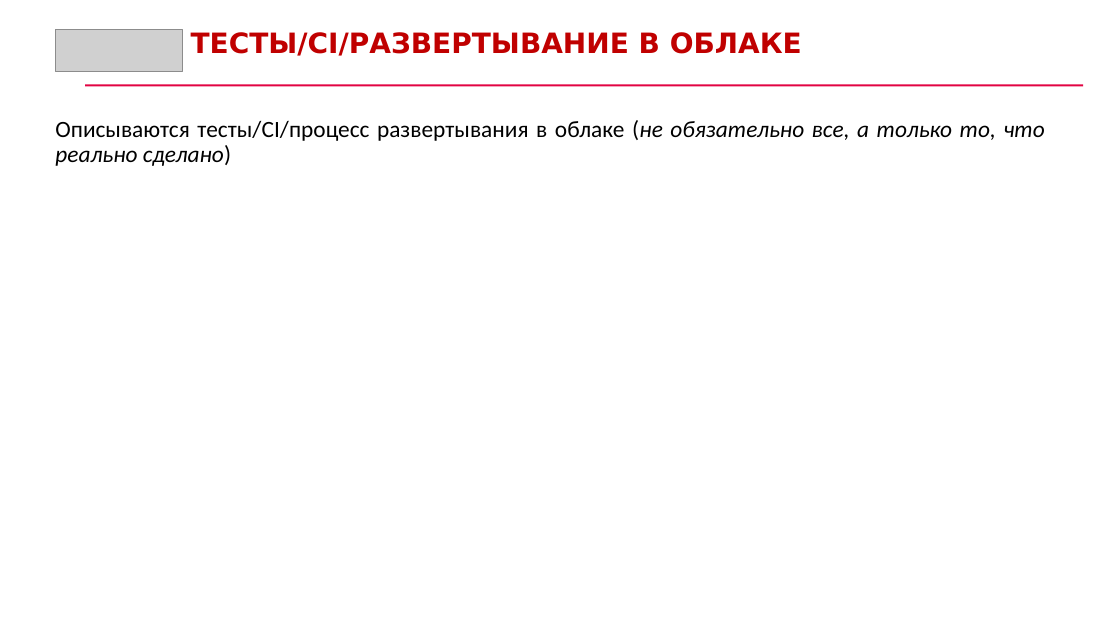
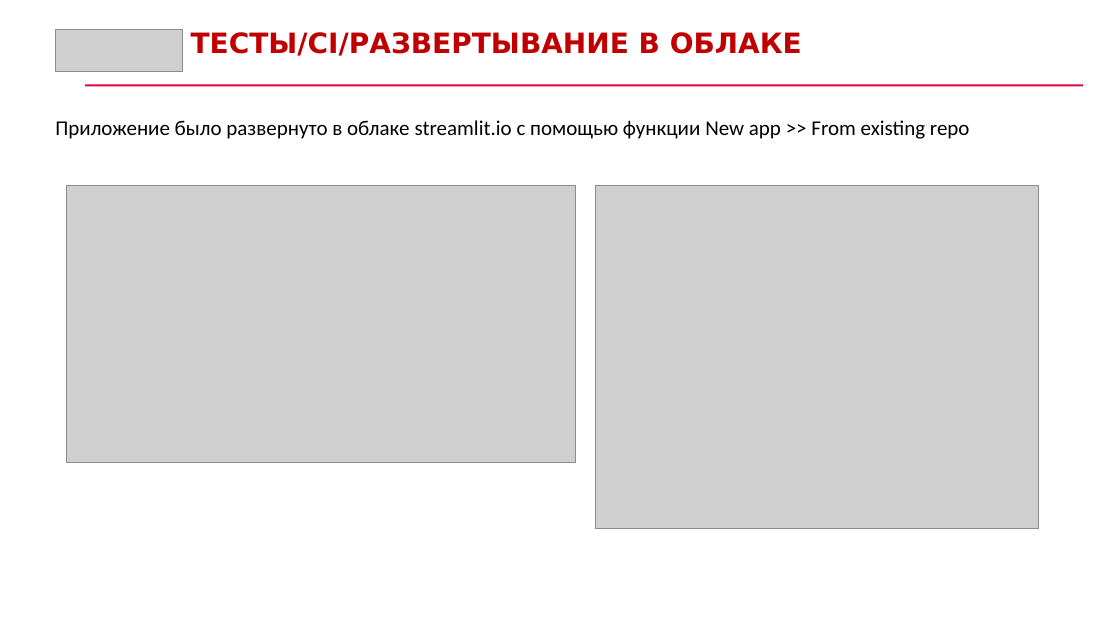
Before and after one commit to hamitovrm/orbitr, a slide deck: slide 8 of Презентация.pptx (slide 7 before the commit). Drawn at 1120x630 pixels with LibreOffice and Linux fonts; fonts in the diff are those of the drawing; grey boxes stand for pictures. Boxes give left, top, right and bottom in pixels: in the first picture for what was removed or moved away, otherwise in the second. Text is boxed around its words. In the diff, an @@ line names an element or a change of style, - is before the commit and + after.

```diff
--- a/Презентация.pptx
+++ b/Презентация.pptx
@@ text at [55,120,970,139]: text changed; size 20 to 18 pt @@
-  Описываются тесты/CI/процесс развертывания в облаке (не обязательно все, а только то, что реально сделано)
+  Приложение было развернуто в облаке streamlit.io с помощью функции New app >> From existing repo
@@ picture added at [66,186,576,462] @@
@@ picture added at [596,186,1039,529] @@
```
Also in this commit, not shown: 7 other slides changed, 2 slides added, 1 slide removed.
